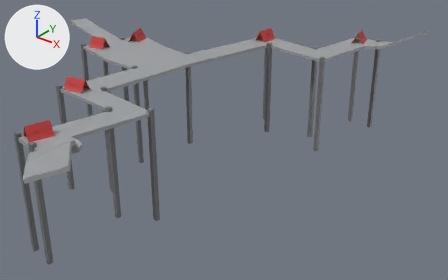
One commit to the glTF model Terrain/village1.glb: the scene before it, then after it.
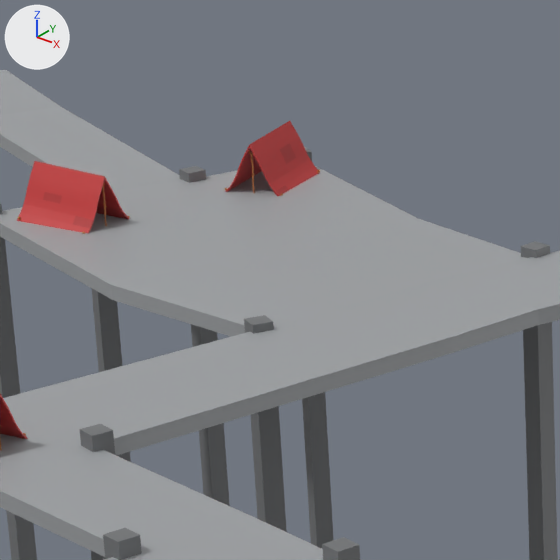
The first picture shows the older version from a camera (50 mm lens) standing at (27.0, -28.2, 13.1) and looking at (4.4, 0.0, -4.4). The close-ups show the older and then the newer version on the part from 19% to 43% of the width and 2% to 40% of the height of that picture. Only the edits that show in the close-ups are written down. The lights are fixed; the arrows at upper left show +X, +Y and +Z. Where no turn or scale is listed for an object, it has been applied to the vertices. Vertices at exactly the same position are counted once.
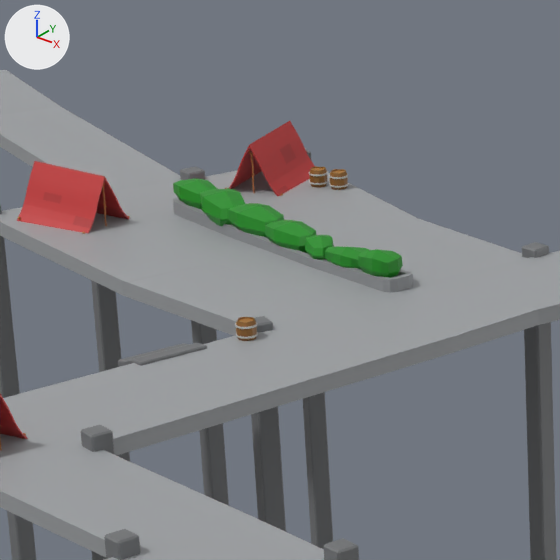
Where the newer file only moved an object's origin or applied its transform, the numbers keep the older frame.

Changed parts and their boxes [x1, y1, x2, y2] in the close-ups (560 x 560 px; the box of a moved part takes in the faces that stretch with it):
'Cube.001', added (green): after [173, 179, 403, 278]
'Cube', added: after [173, 197, 413, 293]
'Cylinder.002', added: after [235, 166, 348, 341]
    faces in mat_material_010 (brown #906229): [236, 166, 348, 341]
    faces in mat_material_012 (light grey #c4c4c4): [235, 171, 348, 339]
'Plane', added: after [118, 343, 207, 367]
part 1 of me_plane_001, moved or reshaped: before [0, 218, 345, 337]; after [0, 218, 345, 336]

The change in detail:
Material 'Material.020' (mat_material_020) is new.
Its base color is (0.0108, 0.271, 0.012) (green #1b8e1d).
Material 'Material.019' (mat_material_019) is new.
Its base color is (0.29, 0.301, 0.313) (grey #939598).
Material 'Material.012' (mat_material_012) is new.
Its base color is (0.552, 0.552, 0.552) (light grey #c4c4c4).
Material 'Material.010' (mat_material_010) is new.
Its base color is (0.279, 0.122, 0.0222) (brown #906229).
Material 'Material.011' (mat_material_011) is new.
Its base color is (0.383, 0.166, 0.0288) (brown #a6712f).
Material 'Material.009' (mat_material_009) is new.
Its base color is (0.168, 0.175, 0.181) (grey #727476).
me_plane_001 has 120 vertices, 240 faces and spans x -12.9..12.3, y -17.1..12.1, z -0.2..1.9.
me_plane_001 is used by ob_plane_002; location (0.0, 0.0, 0.0).
Before the commit, vertices of me_plane_001: 13 (-3.3, -2.6, 0.1) at pixel (111, 284), 16 (-3.1, -2.6, 0.1) at pixel (121, 286), 55 (-3.3, -2.6, -0.1) at pixel (112, 300), 58 (-3.1, -2.6, -0.1).
Part 1, on me_plane_001:
Vertices 13, 16, 55, 58 of me_plane_001 move by (0.0, 0.2, 0.0).
Mesh me_cube_002 is new.
It has 273 vertices, 518 faces and spans x -2.56..2.32, y -0.57..0.68, z -0.19..0.26.
It uses material mat_material_020 (green #1b8e1d).
Mesh me_cube_001 is new.
It has 52 vertices, 100 faces and spans x -0.24..4.71, y -1.07..0.18, z -0.02..0.32.
It uses material mat_material_019 (grey #939598).
Mesh me_cylinder_002 is new.
It has 825 vertices, 1630 faces and spans x -4.1..4.2, y -13.0..8.1, z -0.2..0.2.
Faces by material slot: [880, 90, 660].
It uses material mat_material_010 (brown #906229).
It uses material mat_material_011 (brown #a6712f).
It uses material mat_material_012 (light grey #c4c4c4).
Mesh me_plane is new.
It has 616 vertices, 1224 faces and spans x -4.3..4.3, y -5.03..5.08, z -0.81..0.83.
It uses material mat_material_009 (grey #727476).
Object 'Cube.001' (ob_cube_001) is new; it shows me_cube_002.
Its location is (-2.52, -0.26, 0.34).
Object 'Cube' (ob_cube) is new; it shows me_cube_001.
Its location is (-4.82, 0.25, 0.0).
Object 'Cylinder.002' (ob_cylinder_002) is new; it shows me_cylinder_002.
Its location is (-0.47, -0.21, 0.19).
Object 'Plane' (ob_plane) is new; it shows me_plane.
Its location is (1.12, 0.53, -0.64).
